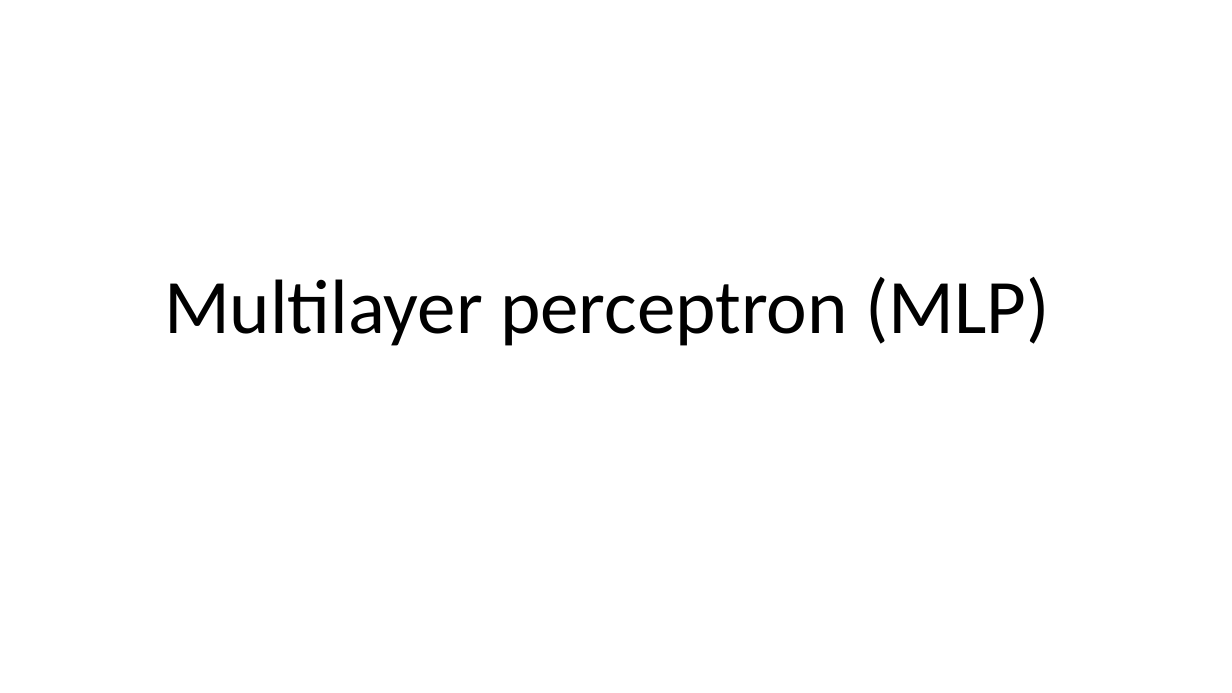
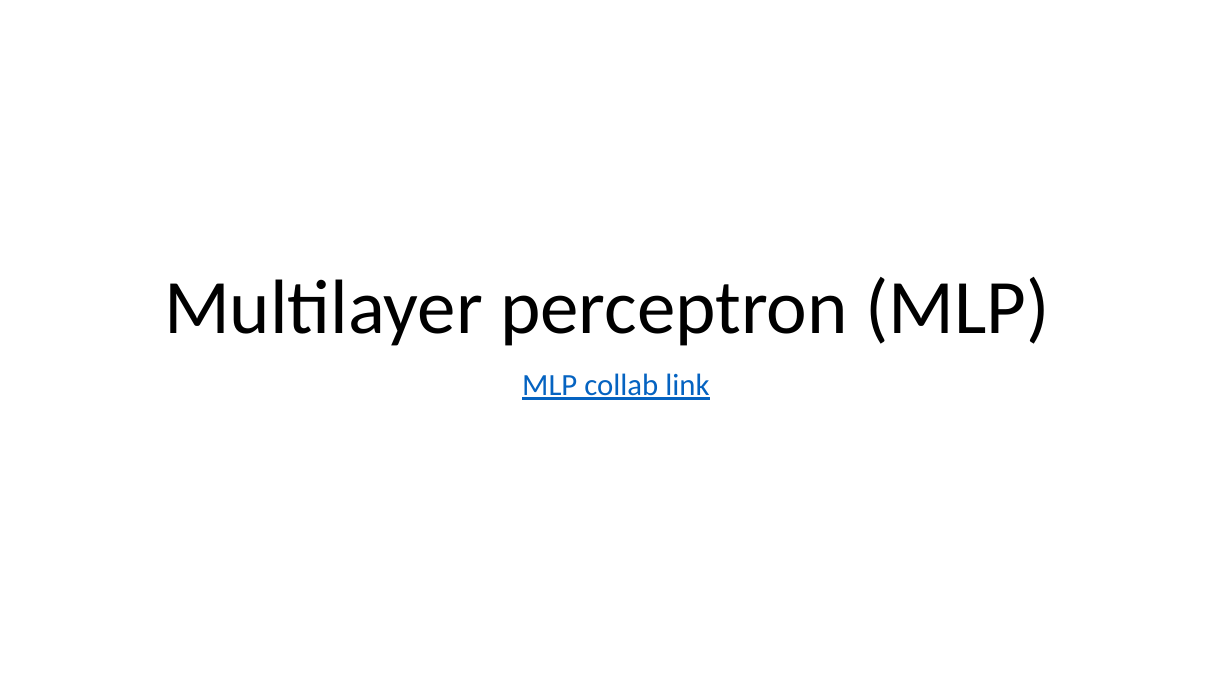
Before and after one commit to bodzio50318/genAiWorkshop, a slide deck: slide 10 of AiDem.pptm. Drawn at 1232x693 pixels with LibreOffice and Linux fonts; fonts in the diff are those of the drawing. Boxes give left, top, right and bottom in pixels: in the first picture for what was removed or moved away, otherwise in the second. Text is boxed around its words. In the diff, an @@ line names an element or a change of style, - is before the commit and + after.

```diff
--- a/AiDem.pptm
+++ b/AiDem.pptm
@@ subtitle added at box(522, 373, 709, 400), 24 pt, text #0563C1, underline @@
+MLP collab link
```
Also in this commit, not shown: 7 other slides changed, 5 other files.
